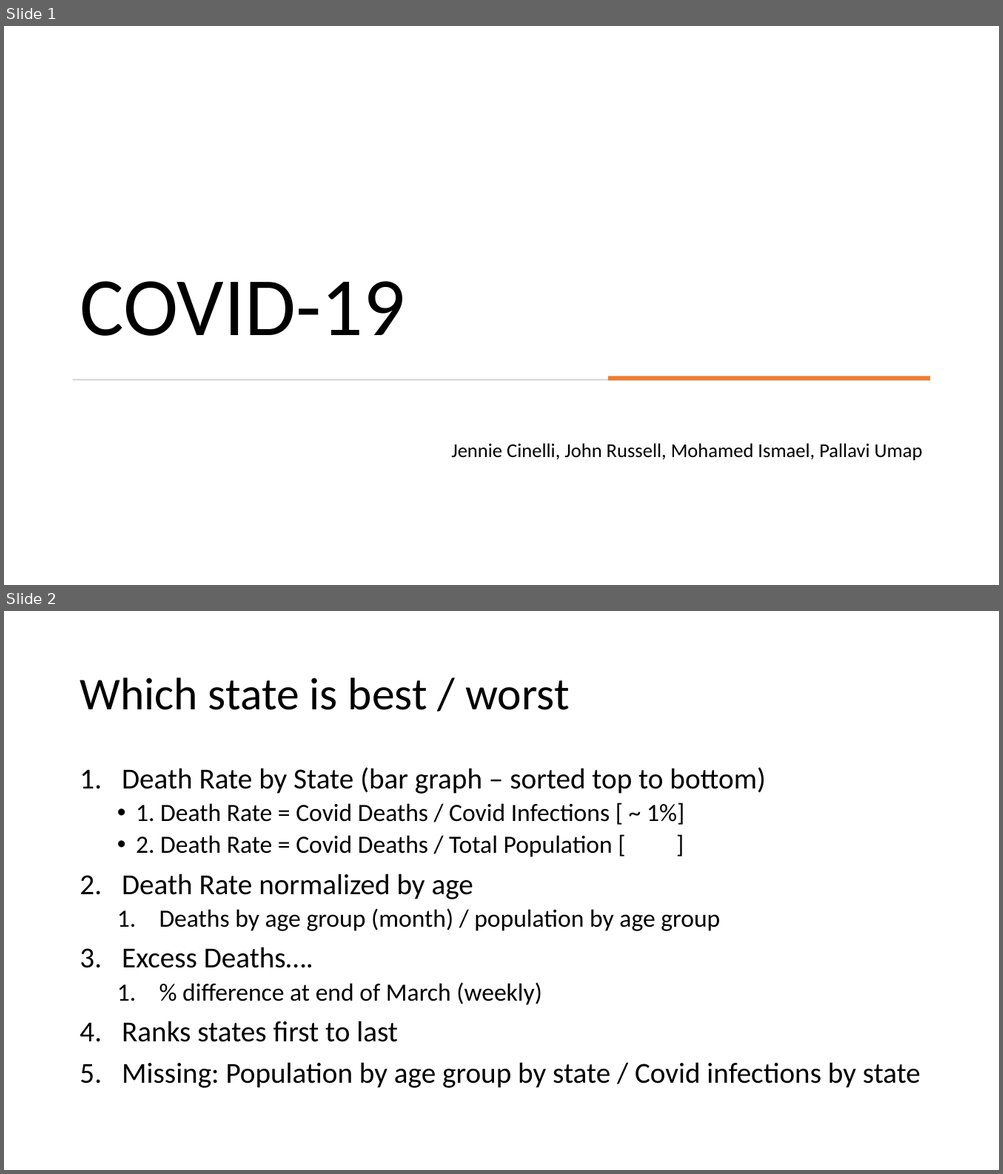
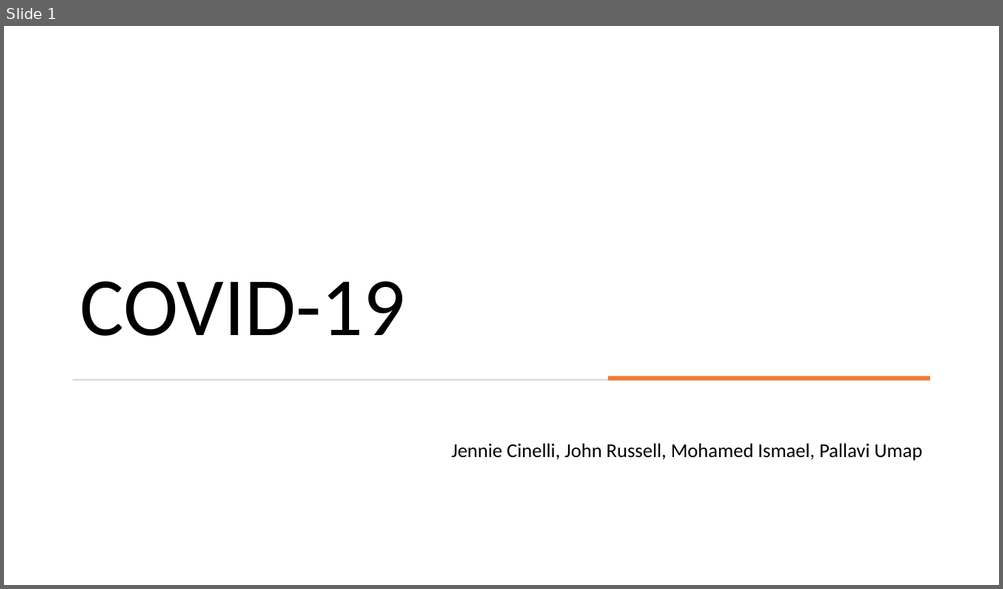
Before and after one commit to jenniecinelli/project_one, a slide deck: Folder0/Presentation.pptx. Shown one above the other, each under a label of ours: slides 1 and 2 before the commit, slide 1 after it. The pictures are 1003x1174 and 1003x589 pixels, drawn with LibreOffice and Linux fonts; fonts in the diff are those of the drawing. Boxes give left, top, right and bottom in pixels: in the first picture for what was removed or moved away, otherwise in the second. Text is boxed around its words. In the diff, an @@ line names an element or a change of style, - is before the commit and + after.

```diff
--- a/Folder0/Presentation.pptx
+++ b/Folder0/Presentation.pptx
@@ slide 2 removed at (4,611,999,1170), background #FFFFFF @@
@@ title removed at (79,678,569,710) @@
-Which state is best / worst
@@ text removed at (122,767,920,1088) @@
-1. Death Rate by State (bar graph – sorted top to bottom)
-  • 1. Death Rate = Covid Deaths / Covid Infections [ ~ 1%]
-  • 2. Death Rate = Covid Deaths / Total Population [ ]
-2. Death Rate normalized by age
-  1. Deaths by age group (month) / population by age group
-3. Excess Deaths….
-  1. % difference at end of March (weekly)
-4. Ranks states first to last
-5. Missing: Population by age group by state / Covid infections by state
```
Also in this commit, not shown: 1 slide added.
